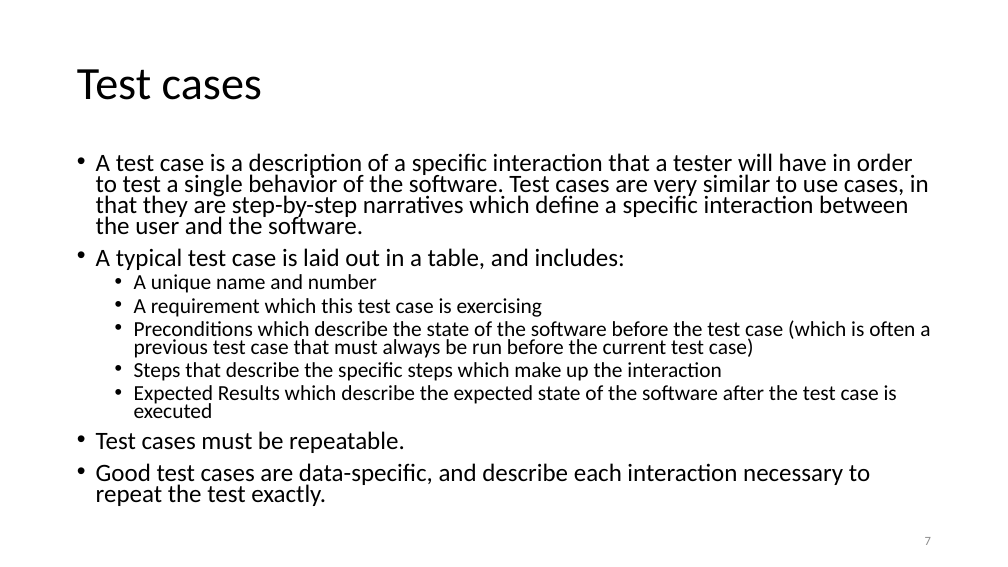
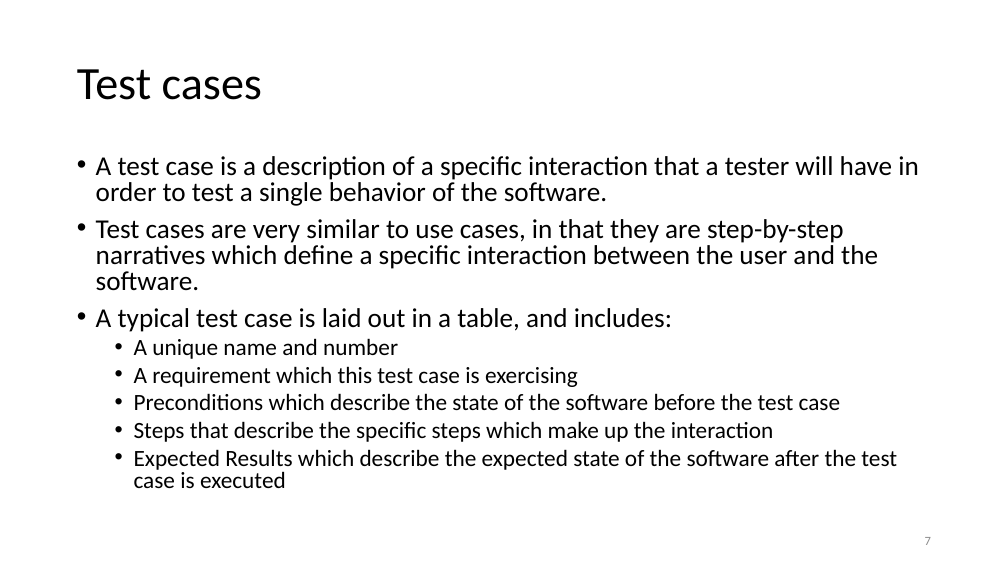
Before and after one commit to malenezi/malenezi, a slide deck: slide 7 of SE401/Lectures/4-Software Testing Plans and Test cases/Test Cases.pptx. Drawn at 1008x567 pixels with LibreOffice and Linux fonts; fonts in the diff are those of the drawing. Boxes give left, top, right and bottom in pixels: in the first picture for what was removed or moved away, otherwise in the second. Text is boxed around its words. In the diff, an @@ line names an element or a change of style, - is before the commit and + after.

```diff
--- a/SE401/Lectures/4-Software Testing Plans and Test cases/Test Cases.pptx
+++ b/SE401/Lectures/4-Software Testing Plans and Test cases/Test Cases.pptx
@@ text at <box>96,156,919,291</box>: text changed; size 23.8 to 25.9 pt @@
-• A test case is a description of a specific interaction that a tester will have in order to test a single behavior of the software. Test cases are very similar to use cases, in that they are step-by-step narratives which define a specific interaction between the user and the software.
+• A test case is a description of a specific interaction that a tester will have in order to test a single behavior of the software.
+• Test cases are very similar to use cases, in that they are step-by-step narratives which define a specific interaction between the user and the software.
@@ text at <box>96,308,897,488</box>: size 23.8 to 25.9 pt in "A typical test case is laid out ..."; size 20.4 to 22.2 pt in "A unique name and number", "A requirement which this test case is ...", "Steps that describe the specific steps which ...", "Expected Results which describe the expected state ..."; line spacing 0.7 to 0.8 @@
@@ text at <box>134,393,841,410</box>: text changed; size 20.4 to 22.2 pt @@
-  • Preconditions which describe the state of the software before the test case (which is often a previous test case that must always be run before the current test case)
+  • Preconditions which describe the state of the software before the test case
@@ text at <box>96,431,870,506</box>: paragraphs removed @@
-• Test cases must be repeatable.
-• Good test cases are data-specific, and describe each interaction necessary to repeat the test exactly.
```
Also in this commit, not shown: 6 other slides changed, 1 slide added, 1 other file.
